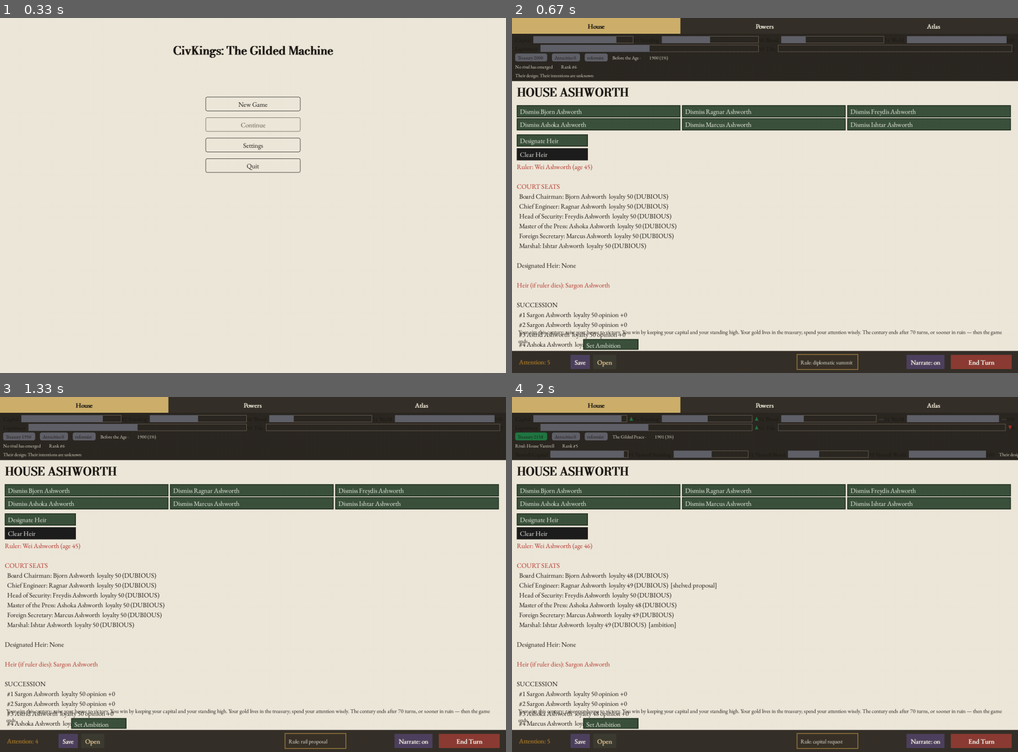
Above: before the commit, frames 1-4 (two rows, left to right).
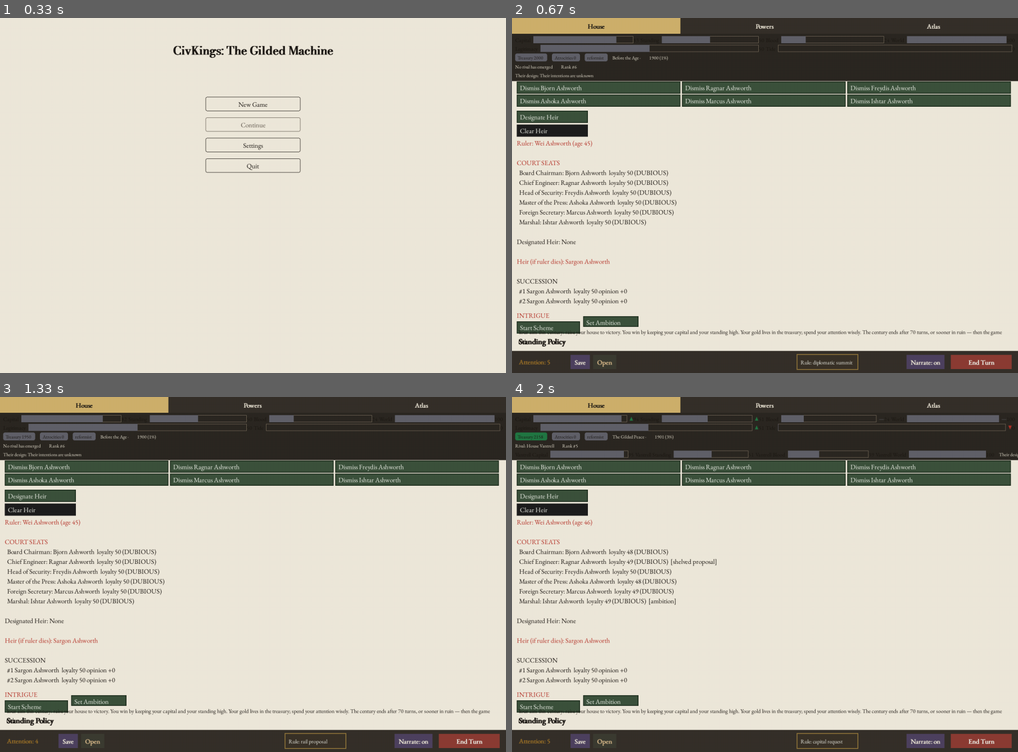
Above: after the commit, the same moments.

Repository: civersen222/Guilded-Age
Game: pygame game, started from gilded/__main__.py
Same seed, same stepped clock (60 frames per second), same inputs: the game is played once before the commit and once after it.
Inputs (mouse positions are in pixels of both pictures, inside the frame that each line leads up to):
- Up to frame 1 (0.33 s): no input
- Up to frame 2 (0.67 s): click "New Game" at 0.38 s
- Up to frame 3 (1.33 s): click (253, 595) at 0.72 s; click "Rule: diplomatic summit" at 1.05 s
- Up to frame 4 (2 s): click "End Turn" at 1.88 s

Frame 1 is identical in both runs. In frame 2, 19% of the frame differs, in the area x 0-99%, y 17-94%; in frame 3, 19%; in frame 4, 19%.

Commit message:
c6w2: route tab-surface text draws through blit_text (part 1)

Diff:
--- a/gilded/ui/broadsheet.py
+++ b/gilded/ui/broadsheet.py
@@ -998,7 +998,8 @@
         surface.fill(PAPER_BG)
         hud_h = _hud_height()
         content = pygame.Rect(0, TAB_H + hud_h, self._w,
-                              self._h - TAB_H - hud_h - BOTTOM_H)
+                              self._h - TAB_H - hud_h - BOTTOM_H
+                              - self._guide_strip_h())
 
         if self.active_tab == "House":
             if self.house_page == "Ledger":
@@ -1248,6 +1249,17 @@
             y += 10  # paragraph gap
             if y + line_h > h - BOTTOM_H - 20:
                 break
+
+    def _guide_strip_h(self) -> int:
+        """Height the guide strip reserves above the bottom bar: the wrapped
+        teaching statement lines plus its 12px offset, or 0 when it cannot
+        fit (matches the early return in _draw_guide)."""
+        max_w = self._w - 2 * PAD
+        if max_w < 200:
+            return 0
+        body = _font(TYPE_BODY)
+        lines = _wrap(guide_statement(), body, max_w)
+        return 12 + (body.get_height() + 4) * len(lines)
 
     def _draw_guide(self, surface) -> None:
         """Persistent guide strip above the bottom bar: a teaching statement
@@ -2730,14 +2742,18 @@
         from gilded.peerage import report as peerage_report
         from gilded.ui.court_actions import _get_appointment_pool
         rpt = peerage_report(self.game, self.house)
-        y = draw_house_tab(surface, content, rpt, self)
+        # Reserve the bottom band: _draw_ambition_controls pins its button
+        # at content.bottom - 30; the tab's text flow must stop above it.
+        tab_content = content.copy()
+        tab_content.bottom -= 60
+        y = draw_house_tab(surface, tab_content, rpt, self)
         # spec §2: the Briefing's ladder + agenda re-homed here (the House
         # spine is their home now); the agenda cards are the docket's decisions.
-        y = self._draw_ladder_and_agenda(surface, content, y + 8,
-                                         bottom=content.bottom - 40)
+        y = self._draw_ladder_and_agenda(surface, tab_content, y + 8,
+                                         bottom=content.bottom - 60)
         # Draw intrigue section (plot visibility)
-        y = self._draw_intrigue(surface, content, y,
-                                bottom=content.bottom - 40)
+        y = self._draw_intrigue(surface, tab_content, y,
+                                bottom=content.bottom - 60)
         # C2: the Set Ambition button, then the family picker when open
         self._draw_ambition_controls(surface, content)
         if self._ambition_picker:
